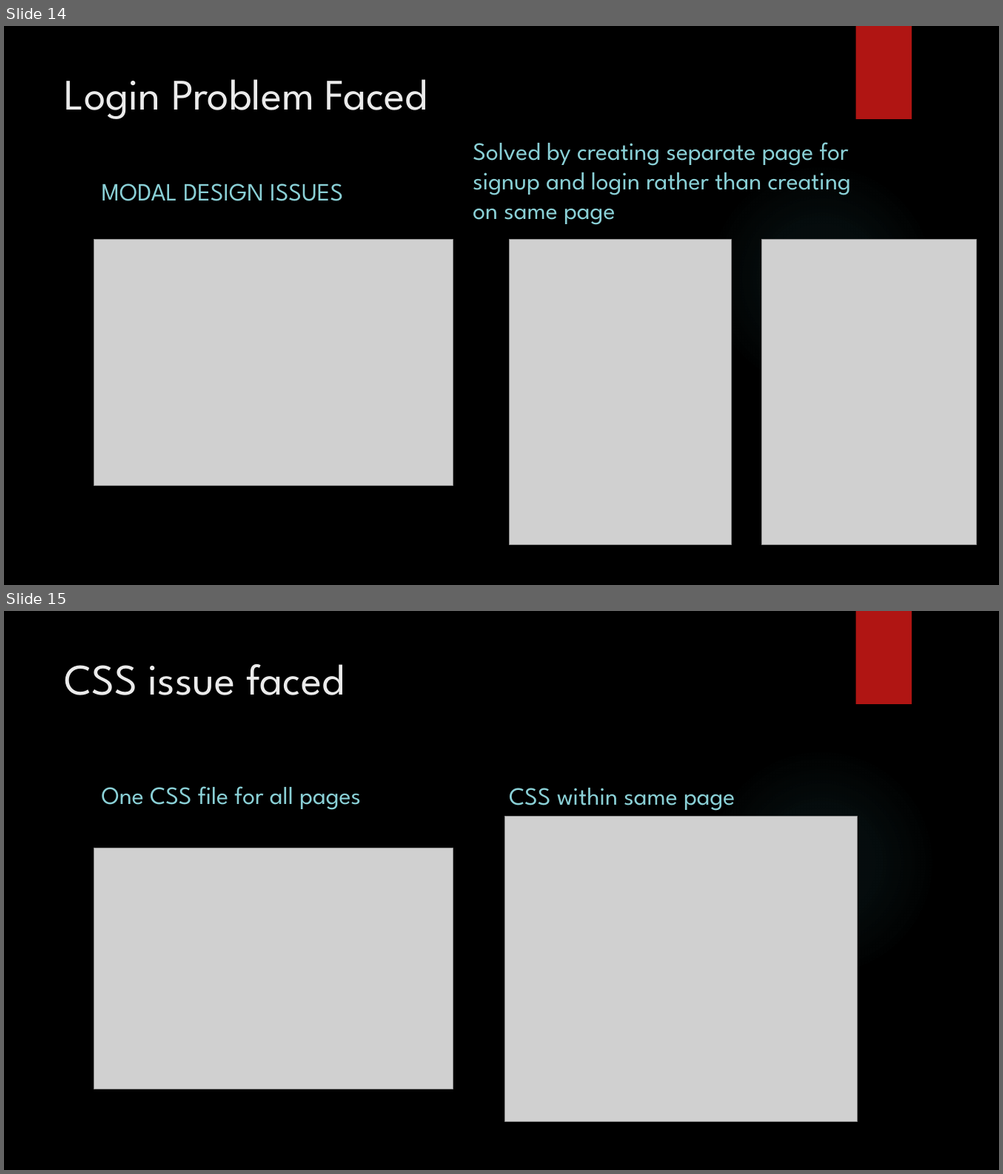
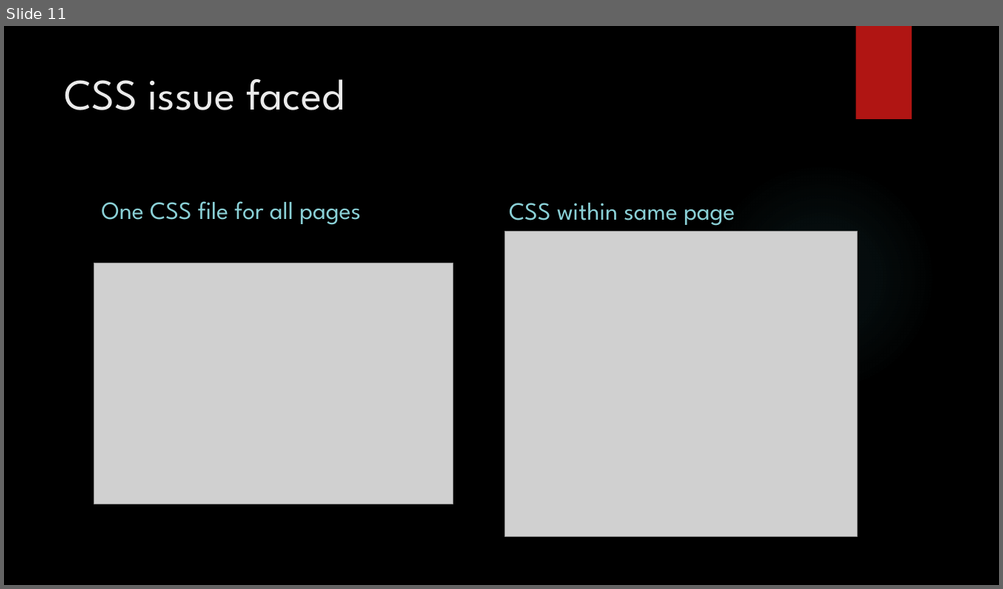
Before and after one commit to suyanthapa/Freelancing-Project, a slide deck: Documentation/Freelancing-Platform.pptx. Shown one above the other, each under a label of ours: slides 14 and 15 before the commit, slide 11 after it. The pictures are 1003x1174 and 1003x589 pixels, drawn with LibreOffice and Linux fonts; fonts in the diff are those of the drawing; grey boxes stand for pictures; background and template pictures are left out. Boxes give left, top, right and bottom in pixels: in the first picture for what was removed or moved away, otherwise in the second. Text is boxed around its words. In the diff, an @@ line names an element or a change of style, - is before the commit and + after.

```diff
--- a/Documentation/Freelancing-Platform.pptx
+++ b/Documentation/Freelancing-Platform.pptx
@@ slide 14 removed at (4,26,999,585), background picture (left out); not listed: 2 template elements that a slide beside it also shows @@
@@ title removed at (64,79,427,119) @@
-Login Problem Faced
@@ text removed at (472,142,851,225) @@
-Solved by creating separate page for signup and login rather than creating on same page
@@ text removed at (102,184,343,201) @@
-MODAL DESIGN ISSUES
@@ picture removed at (94,239,453,486) @@
@@ picture removed at (509,239,731,545) @@
@@ picture removed at (761,239,976,545) @@
@@ what was slide 15 is now slide 11 @@
```
Also in this commit, not shown: 4 slides changed, 2 slides added, 5 other slides removed, 4 other files.
